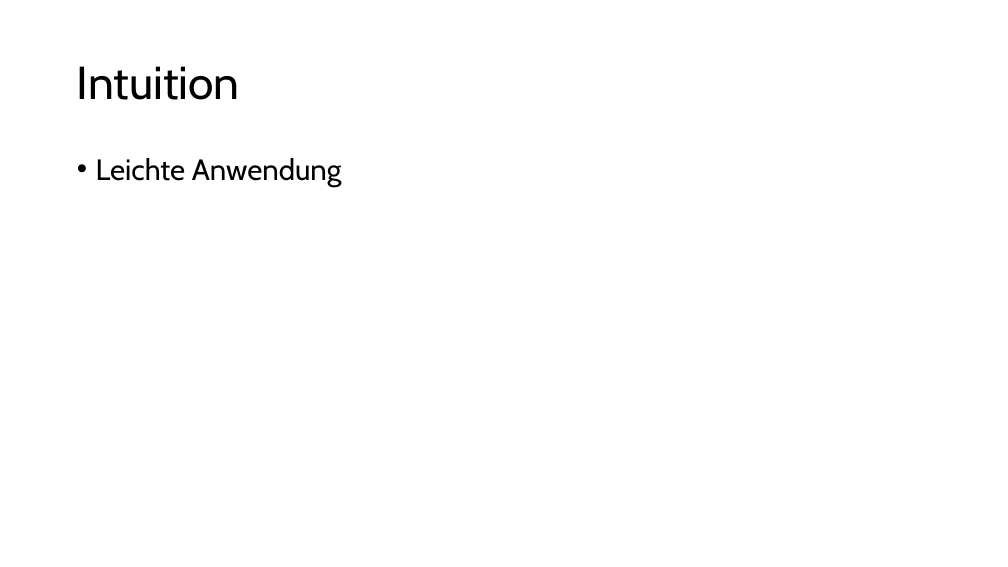
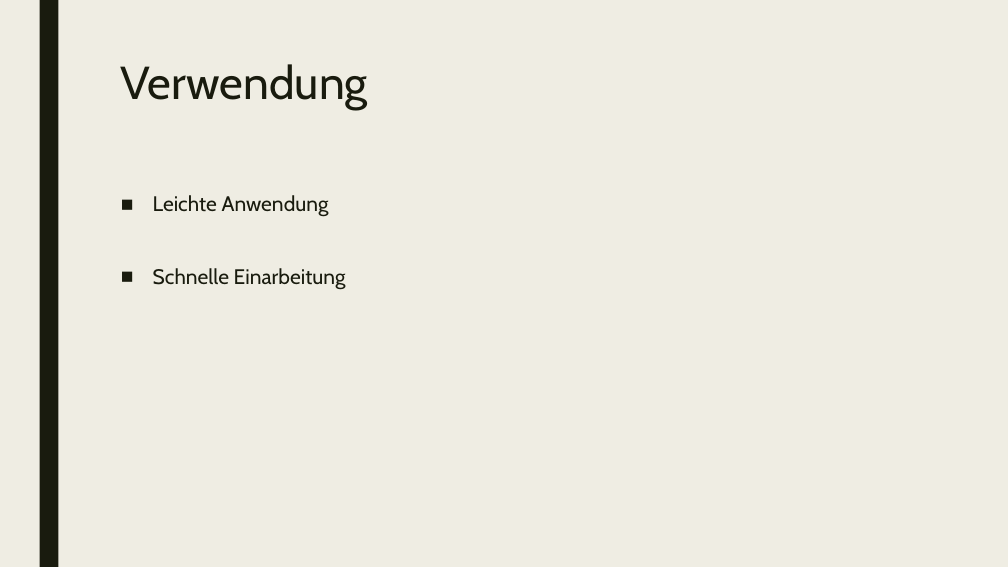
Before and after one commit to daveYQ/Portfolio, a slide deck: slide 7 of Praesentation.pptx (slide 4 before the commit). Drawn at 1008x567 pixels with LibreOffice and Linux fonts; fonts in the diff are those of the drawing. Boxes give left, top, right and bottom in pixels: in the first picture for what was removed or moved away, otherwise in the second. Text is boxed around its words. In the diff, an @@ line names an element or a change of style, - is before the commit and + after.

```diff
--- a/Praesentation.pptx
+++ b/Praesentation.pptx
@@ background #FFFFFF to #EFEDE3 @@
@@ rectangle added at <box>39,0,58,567</box>, fill #191B0E @@
@@ title "Verwendung" at <box>121,64,368,110</box>: vertical alignment middle to top @@
@@ title at <box>121,64,368,110</box>: text changed; text colour #000000 to #191B0E @@
-Intuition
+Verwendung
@@ text "Leichte Anwendung": place and size @@
-text "Leichte Anwendung" at <box>96,158,342,187</box>
+text "Leichte Anwendung" at <box>153,195,346,290</box>
@@ text at <box>153,195,329,217</box>: size 28 to 20 pt, text colour #000000 to #191B0E in "Leichte Anwendung"; bullet • to ■; line spacing 0.9 to 0.94; more space between paragraphs @@
@@ text at <box>153,268,346,290</box>: paragraph added @@
+■ Schnelle Einarbeitung
```
Also in this commit, not shown: 4 other slides changed, 4 slides added.
